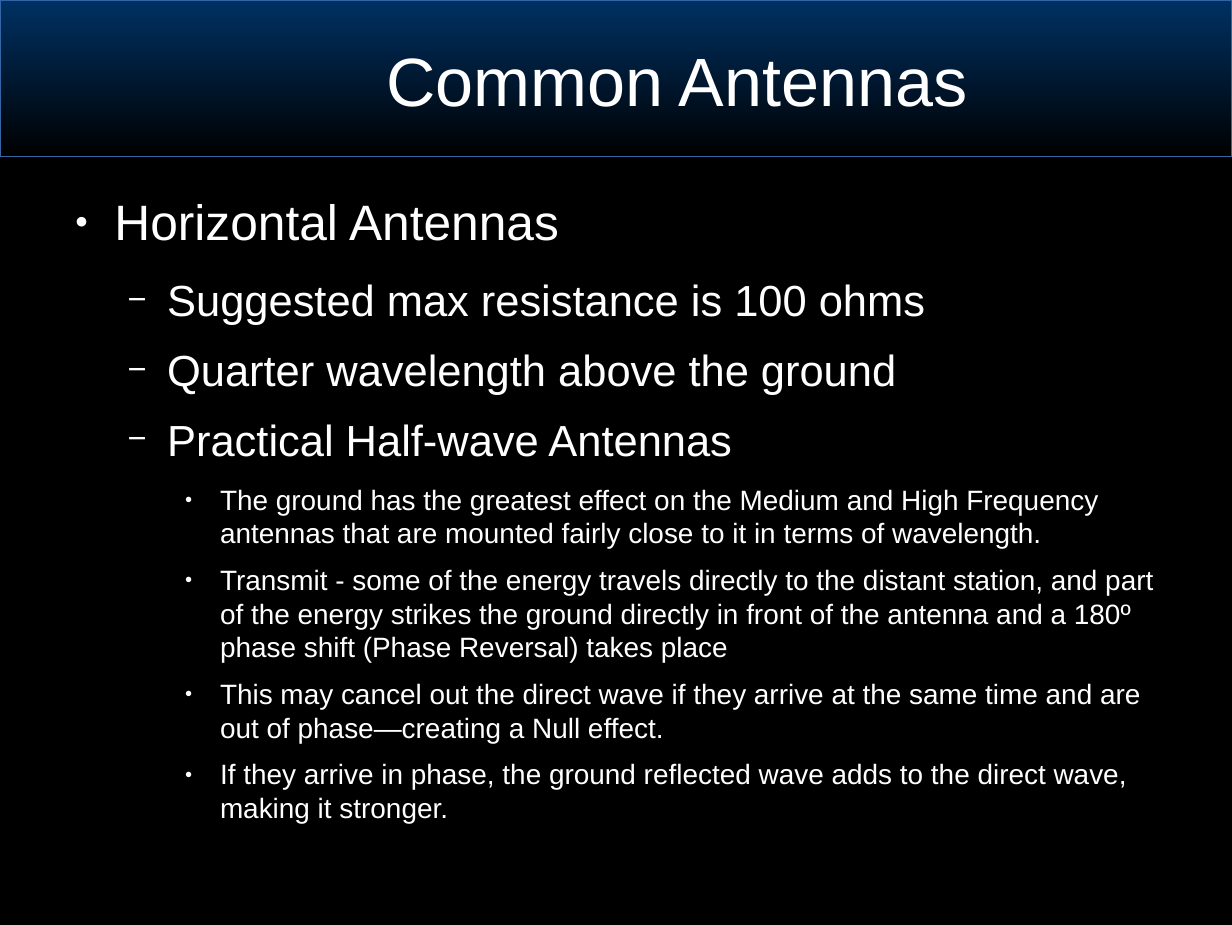
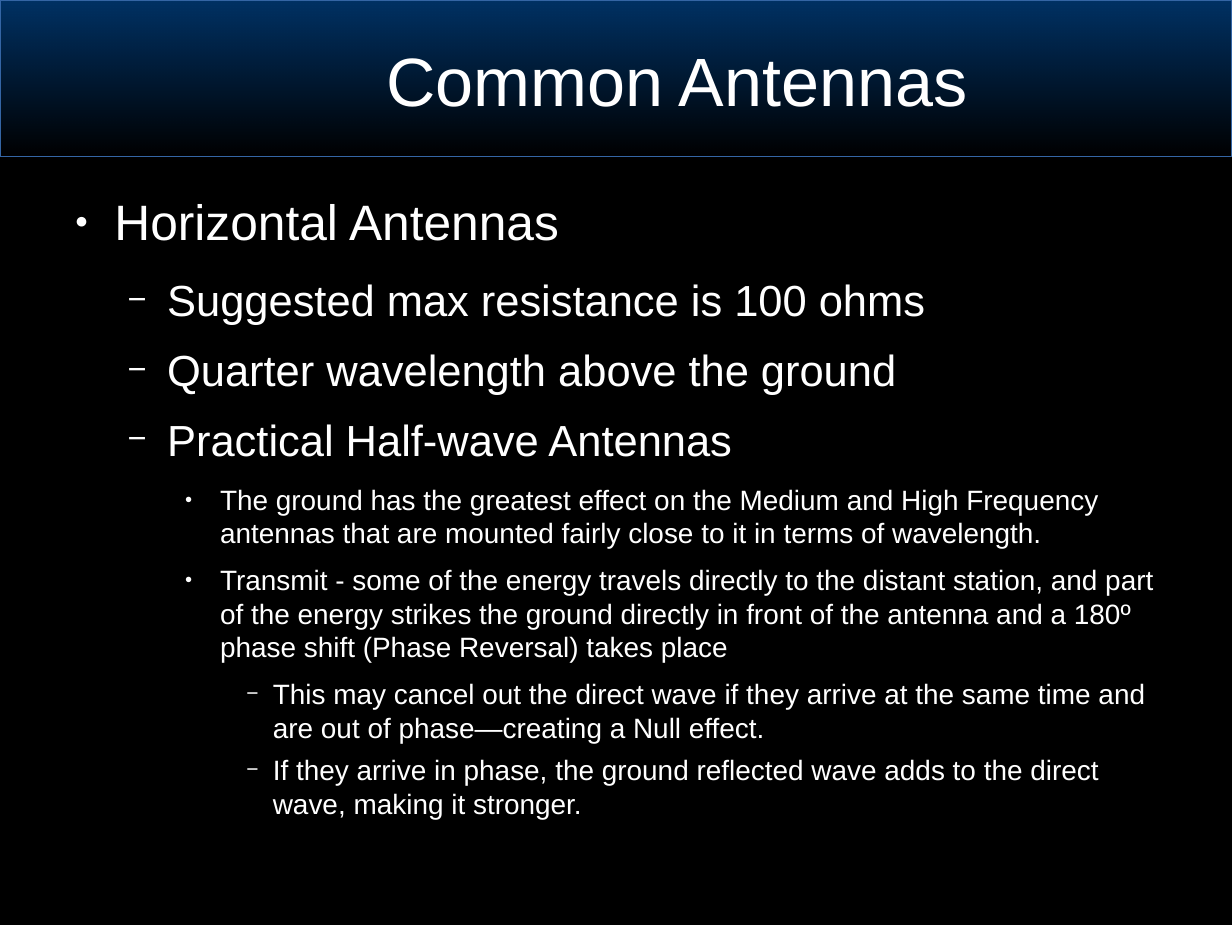
Before and after one commit to joeblankenship1/BRW_ANT_CLASS, a slide deck: slide 29 of BasicSignalsConcepts.odp. Drawn at 1232x925 pixels with LibreOffice and Linux fonts; fonts in the diff are those of the drawing; background and template pictures are left out. Boxes give left, top, right and bottom in pixels: in the first picture for what was removed or moved away, otherwise in the second. Text is boxed around its words. In the diff, an @@ line names an element or a change of style, - is before the commit and + after.

```diff
--- a/BasicSignalsConcepts.odp
+++ b/BasicSignalsConcepts.odp
@@ text at box(273, 683, 1145, 819): bullet ● to −; list level 3 to 4 in "This may cancel out the ..."; list level 3 to 4 in "If they arrive in phase, ..." @@
```
Also in this commit, not shown: 1 other slide changed.
